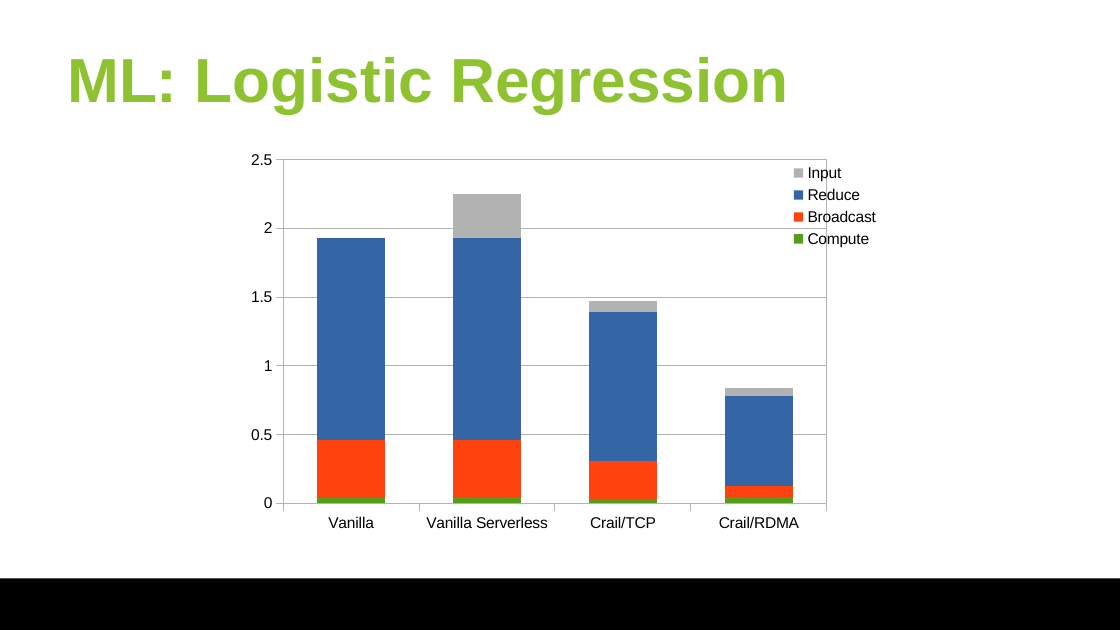
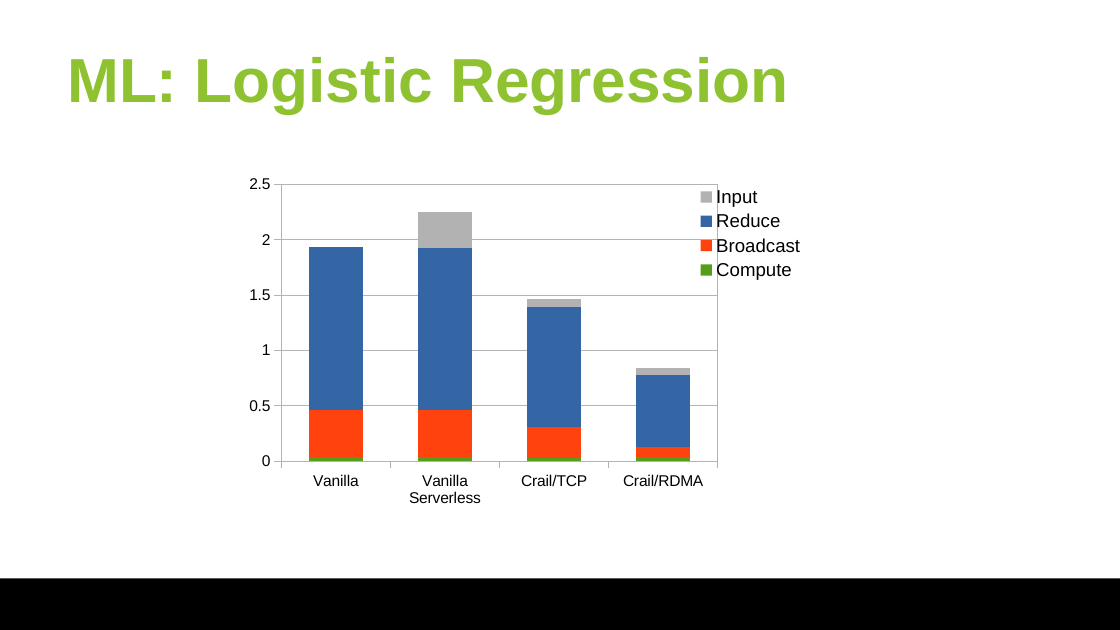
Before and after one commit to huangyibo/spark-summit-18, a slide deck: slide 40 of slides/spark-summit-18.odp (slide 39 before the commit). Drawn at 1120x630 pixels with LibreOffice and Linux fonts; fonts in the diff are those of the drawing; background and template pictures are left out. Boxes give left, top, right and bottom in pixels: in the first picture for what was removed or moved away, otherwise in the second. Text is boxed around its words. In the diff, an @@ line names an element or a change of style, - is before the commit and + after.

```diff
--- a/slides/spark-summit-18.odp
+++ b/slides/spark-summit-18.odp
@@ column stacked chart at (237,169,851,514) @@
@@ legend changed @@
@@ column stacked chart: place and size @@
-column stacked chart at (237,143,943,540)
+column stacked chart at (237,169,851,514)
```
Also in this commit, not shown: 2 other slides changed, 1 slide added, 1 other file.
